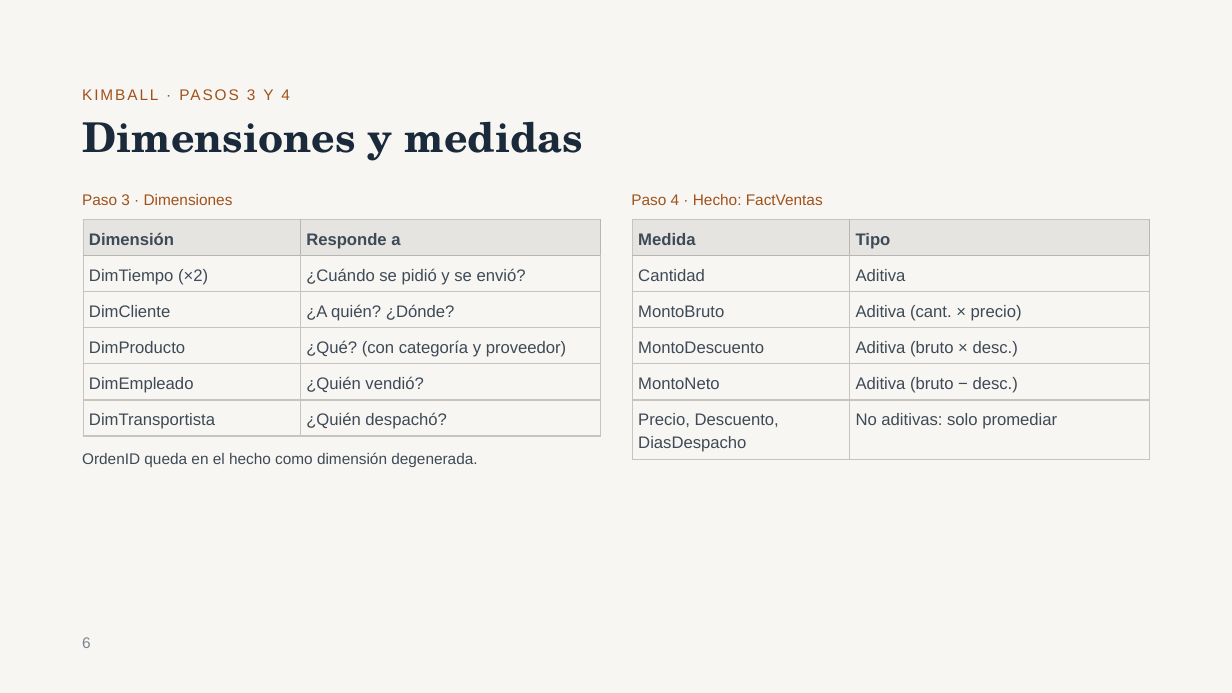
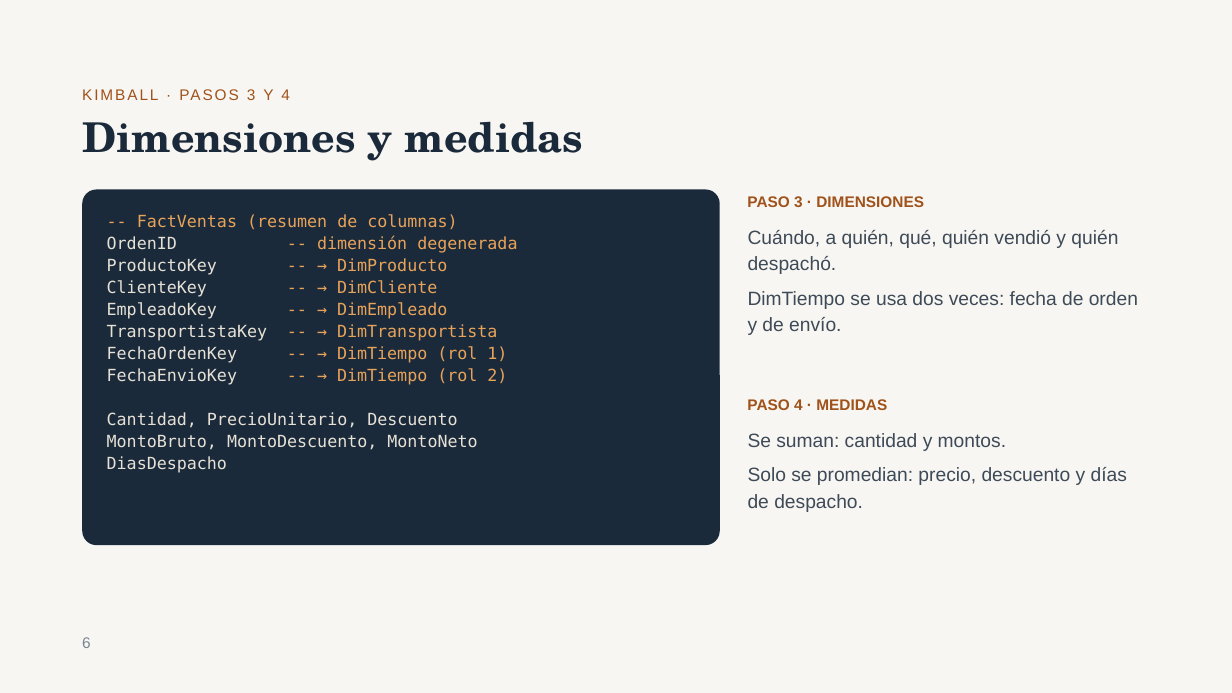
Before and after one commit to MaxiBonoUSM/Inteligencia_de_Negocios_Grupo12, a slide deck: slide 6 of docs/presentacion/Kent Foods – Fase 1.pptx. Drawn at 1232x693 pixels with LibreOffice and Linux fonts; fonts in the diff are those of the drawing. Boxes give left, top, right and bottom in pixels: in the first picture for what was removed or moved away, otherwise in the second. Text is boxed around its words. In the diff, an @@ line names an element or a change of style, - is before the commit and + after.

```diff
--- a/docs/presentacion/Kent Foods – Fase 1.pptx
+++ b/docs/presentacion/Kent Foods – Fase 1.pptx
@@ rounded rectangle added at [82, 189, 720, 545], fill #1B2A3A, 13 pt, text #E6E1D6 @@
+-- FactVentas (resumen de columnas)
+OrdenID -- dimensión degenerada
+ProductoKey -- → DimProducto
+ClienteKey -- → DimCliente
+EmpleadoKey -- → DimEmpleado
+TransportistaKey -- → DimTransportista
+FechaOrdenKey -- → DimTiempo (rol 1)
+FechaEnvioKey -- → DimTiempo (rol 2)
+Cantidad, PrecioUnitario, Descuento
+MontoBruto, MontoDescuento, MontoNeto
+DiasDespacho
@@ text removed at [631, 194, 823, 205] @@
-Paso 4 · Hecho: FactVentas
@@ text at [747, 196, 924, 207]: text changed; bold on @@
-Paso 3 · Dimensiones
+PASO 3 · DIMENSIONES
@@ table removed at [83, 220, 601, 436], 6 rows, 2 columns @@
-Dimensión | Responde a
-DimTiempo (×2) | ¿Cuándo se pidió y se envió?
-DimCliente | ¿A quién? ¿Dónde?
-DimProducto | ¿Qué? (con categoría y proveedor)
-DimEmpleado | ¿Quién vendió?
-DimTransportista | ¿Quién despachó?
@@ table removed at [632, 220, 1150, 459], 6 rows, 2 columns @@
-Medida | Tipo
-Cantidad | Aditiva
-MontoBruto | Aditiva (cant. × precio)
-MontoDescuento | Aditiva (bruto × desc.)
-MontoNeto | Aditiva (bruto − desc.)
-Precio, Descuento, DiasDespacho | No aditivas: solo promediar
@@ text added at [748, 230, 1138, 335], 15 pt, text #3E4A57 @@
+Cuándo, a quién, qué, quién vendió y quién despachó.
+DimTiempo se usa dos veces: fecha de orden y de envío.
@@ text added at [747, 399, 887, 410], 12 pt, text #A0521A, bold @@
+PASO 4 · MEDIDAS
@@ text added at [748, 433, 1127, 512], 15 pt, text #3E4A57 @@
+Se suman: cantidad y montos.
+Solo se promedian: precio, descuento y días de despacho.
@@ text removed at [82, 452, 477, 467] @@
-OrdenID queda en el hecho como dimensión degenerada.
```
Also in this commit, not shown: 5 other slides changed, 1 other file.
